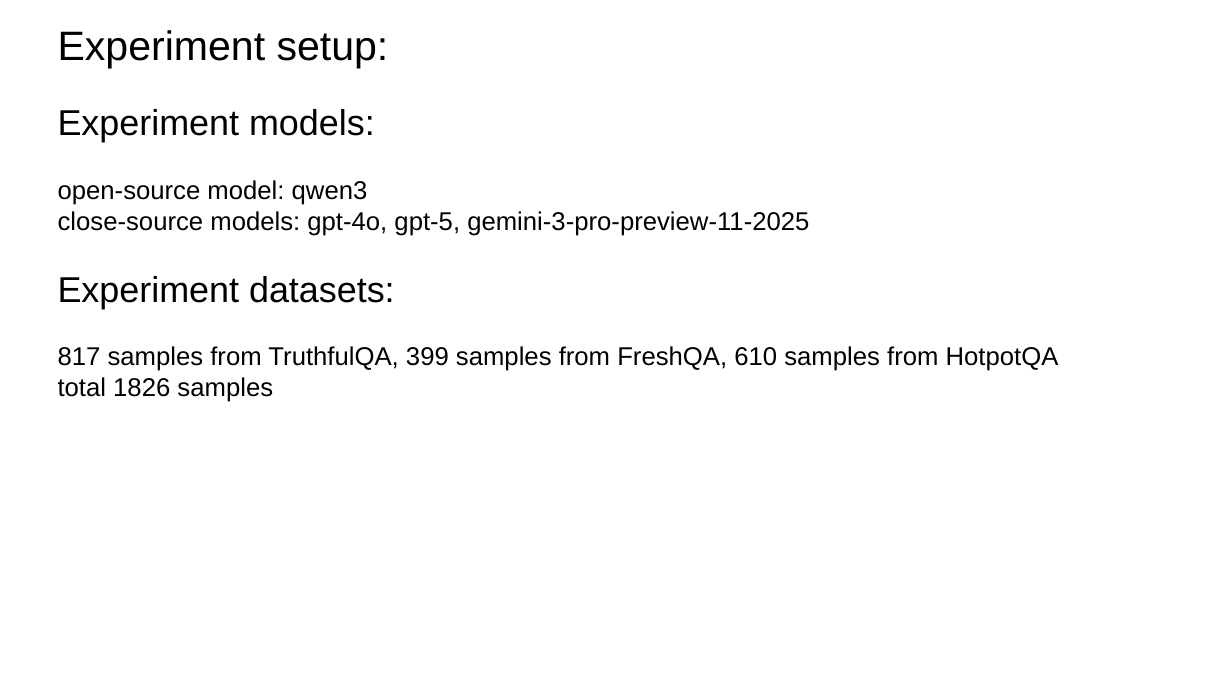
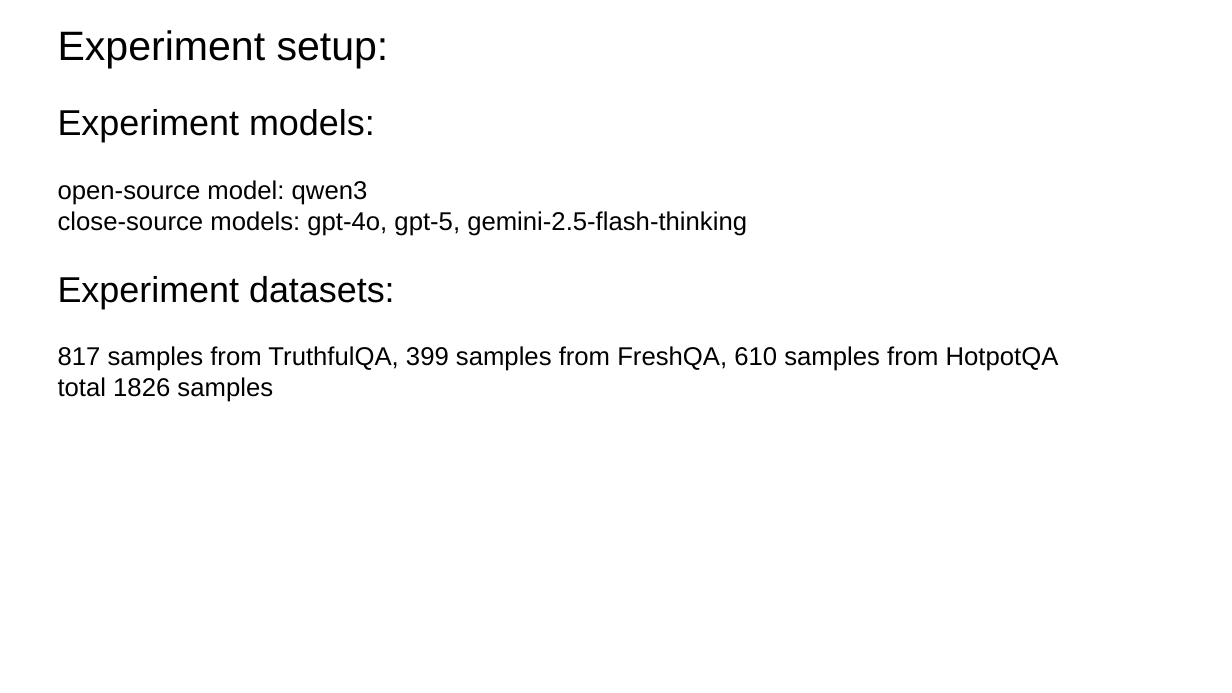
Before and after one commit to zbybr/LLMHalluMiti, a slide deck: slide 2 of slides/20260108.pptx. Drawn at 1232x693 pixels with LibreOffice and Linux fonts; fonts in the diff are those of the drawing. Boxes give left, top, right and bottom in pixels: in the first picture for what was removed or moved away, otherwise in the second. Text is boxed around its words. In the diff, an @@ line names an element or a change of style, - is before the commit and + after.

Commit message:
update code and slides

```diff
--- a/slides/20260108.pptx
+++ b/slides/20260108.pptx
@@ text at <box>58,211,747,236</box>: text changed @@
-close-source models: gpt-4o, gpt-5, gemini-3-pro-preview-11-2025
+close-source models: gpt-4o, gpt-5, gemini-2.5-flash-thinking
```
Also in this commit, not shown: 12 other files.
